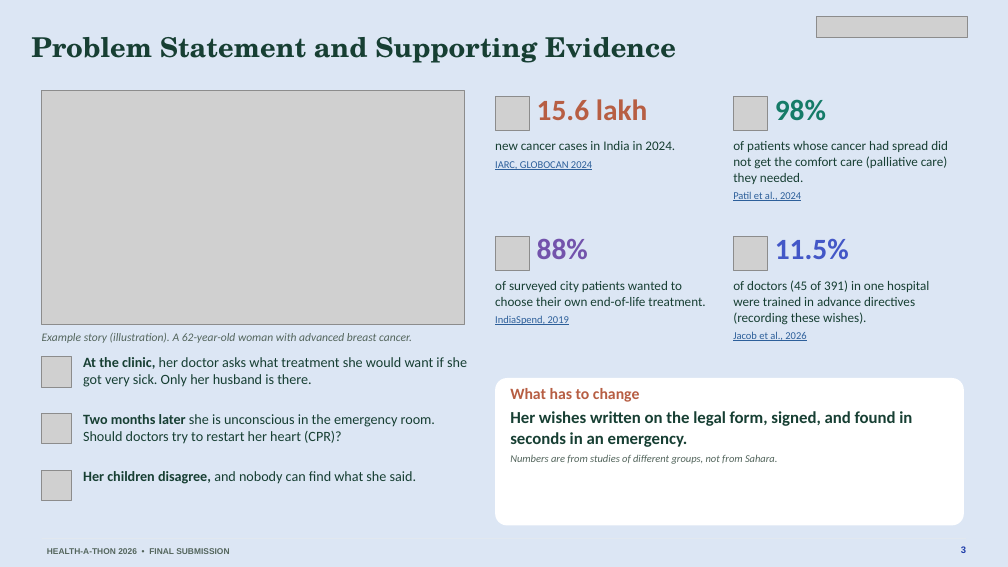
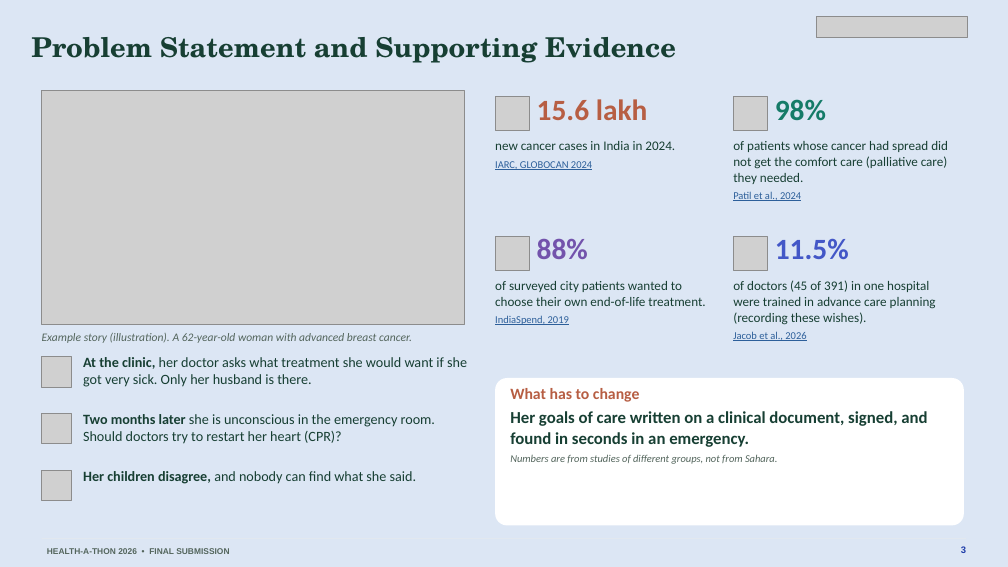
Before and after one commit to basithladdu/healthathon, a slide deck: slide 3 of output/final-submission/Sahara-Final-Presentation.pptx. Drawn at 1008x567 pixels with LibreOffice and Linux fonts; fonts in the diff are those of the drawing; grey boxes stand for pictures. Boxes give left, top, right and bottom in pixels: in the first picture for what was removed or moved away, otherwise in the second. Text is boxed around its words. In the diff, an @@ line names an element or a change of style, - is before the commit and + after.

```diff
--- a/output/final-submission/Sahara-Final-Presentation.pptx
+++ b/output/final-submission/Sahara-Final-Presentation.pptx
@@ text at box(733, 280, 936, 325): text changed @@
-of doctors (45 of 391) in one hospital were trained in advance directives (recording these wishes).
+of doctors (45 of 391) in one hospital were trained in advance care planning (recording these wishes).
@@ text at box(510, 411, 927, 447): text changed @@
-Her wishes written on the legal form, signed, and found in seconds in an emergency.
+Her goals of care written on a clinical document, signed, and found in seconds in an emergency.
```
Also in this commit, not shown: 10 other slides changed, 11 other files.
